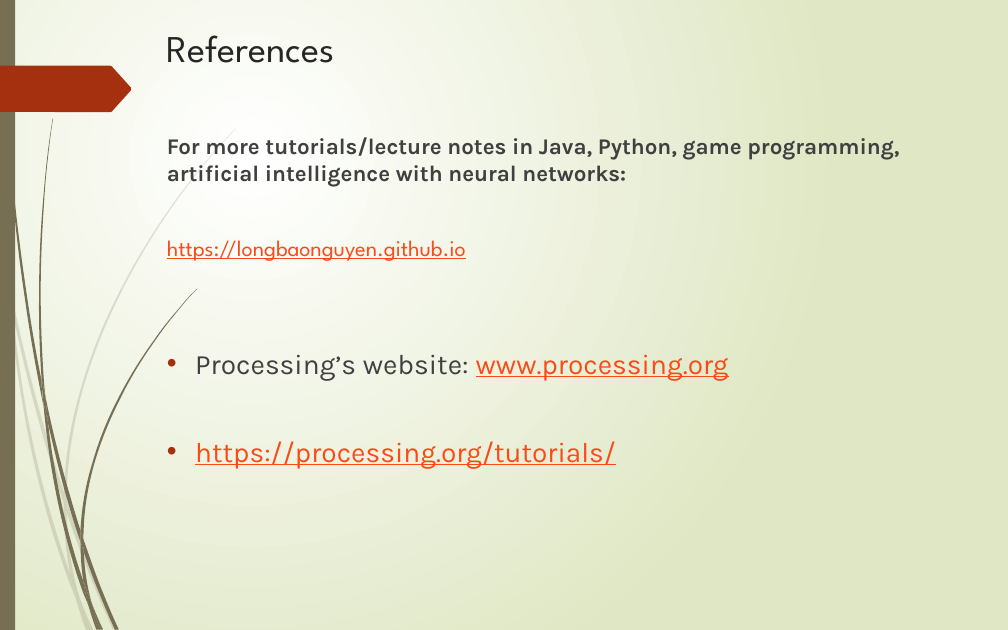
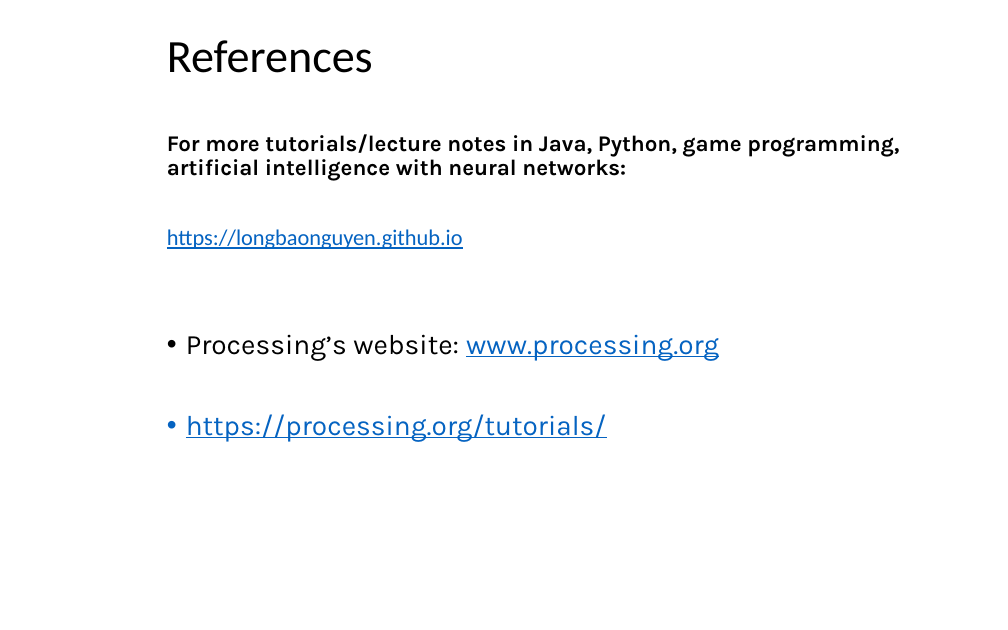
Before and after one commit to LongBaoNguyen/longbaonguyen.github.io, a slide deck: slide 32 of courses/apcsa/processing/processing1.pptx. Drawn at 1008x630 pixels with LibreOffice and Linux fonts; fonts in the diff are those of the drawing. Boxes give left, top, right and bottom in pixels: in the first picture for what was removed or moved away, otherwise in the second. Text is boxed around its words. In the diff, an @@ line names an element or a change of style, - is before the commit and + after.

```diff
--- a/courses/apcsa/processing/processing1.pptx
+++ b/courses/apcsa/processing/processing1.pptx
@@ background gradient #FFFFFF to #DFE8C4 to #FFFFFF @@
@@ rectangle removed at [0, 0, 15, 630] @@
@@ title "References" at [167, 40, 373, 73]: size 27 to 33 pt, font League Spartan to Calibri, text colour #262626 to #000000; line spacing 1 to 0.9; vertical alignment top to middle @@
@@ freeform shape removed at [0, 66, 131, 112] @@
@@ text "For more tutorials/lecture notes in ..." at [167, 134, 899, 442]: text colour #404040 to #000000 in "For more tutorials/lecture notes in Java, Python, ...", "Processing’s website:"; font League Spartan to Calibri in "https://longbaonguyen.github.io"; text colour #FB4A18 to #0563C1 in "https://longbaonguyen.github.io", "www.processing.org", "https://processing.org/tutorials/"; line spacing 1 to 0.9; indent changed @@
@@ group removed at [0, 128, 236, 630]: 10 freeform shapes @@
@@ group removed at [2, 0, 198, 630]: 12 freeform shapes @@
```
Also in this commit, not shown: 31 other slides changed, 7 other files.
